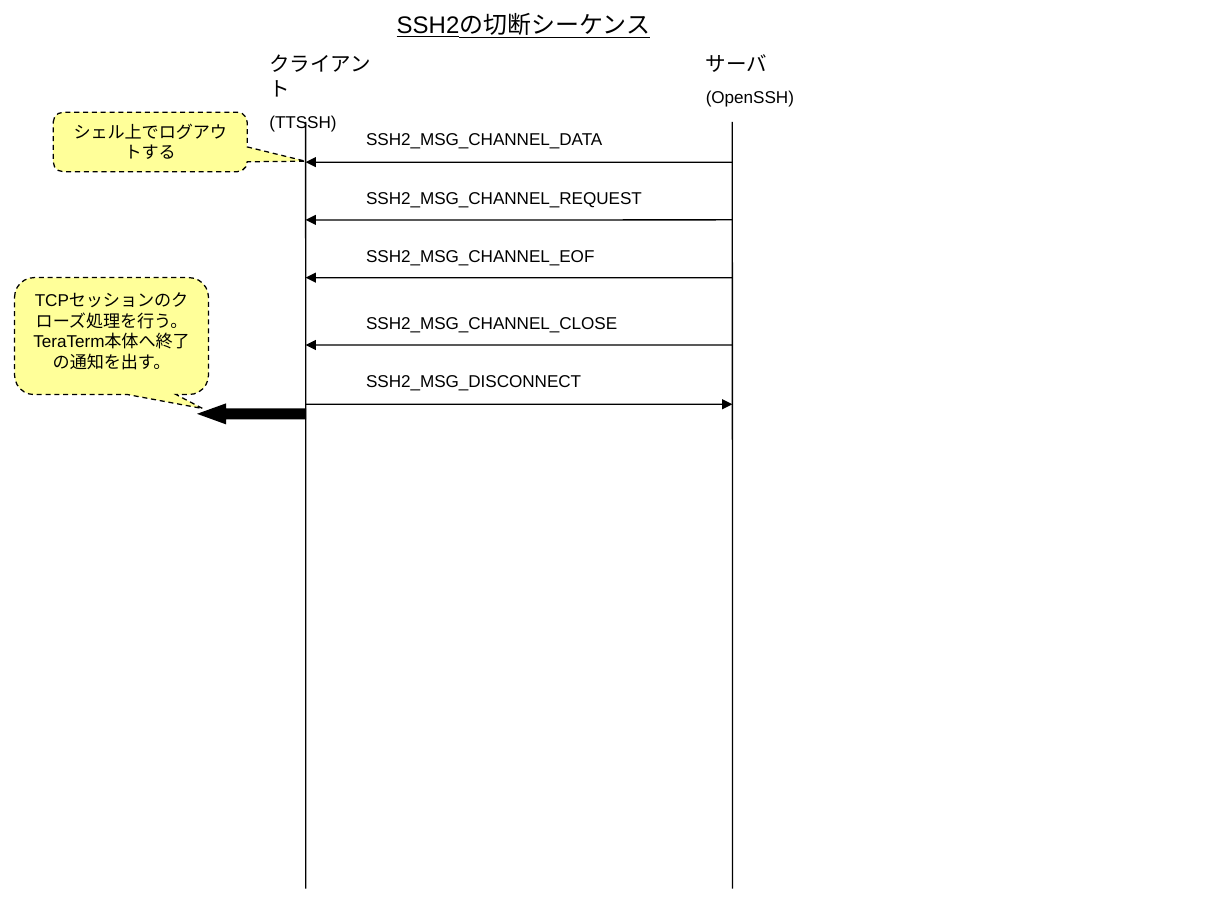
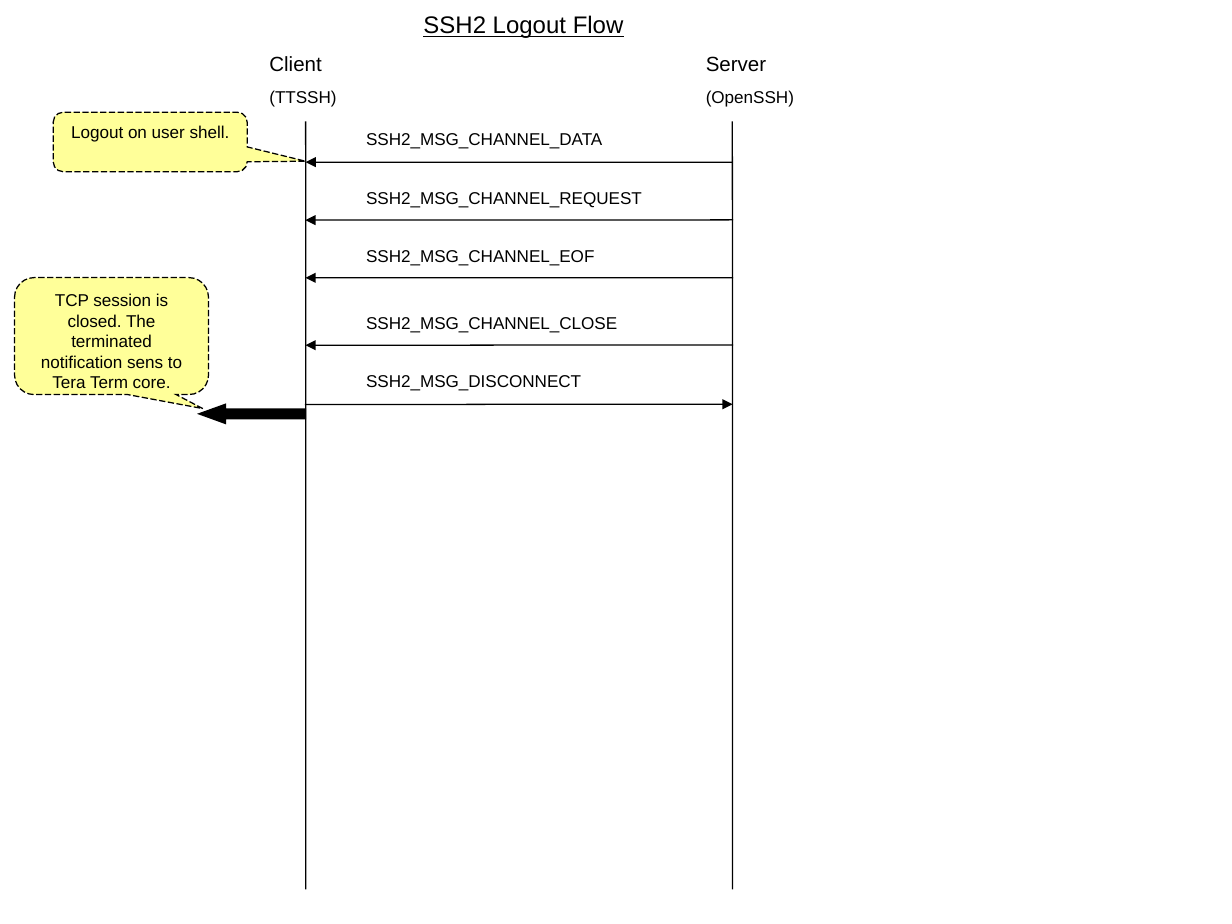
Before and after one commit to m-tmatma/teraterm-mirror-svn2git, a slide deck: slide 3 of doc/en/html/reference/image/ssh2_sequence.ppt. Drawn at 1232x924 pixels with LibreOffice and Linux fonts; fonts in the diff are those of the drawing. Boxes give left, top, right and bottom in pixels: in the first picture for what was removed or moved away, otherwise in the second. Text is boxed around its words. In the diff, an @@ line names an element or a change of style, - is before the commit and + after.

```diff
--- a/doc/en/html/reference/image/ssh2_sequence.ppt
+++ b/doc/en/html/reference/image/ssh2_sequence.ppt
@@ title at <box>423,15,624,38</box>: text changed @@
-SSH2の切断シーケンス
+SSH2 Logout Flow
@@ text at <box>269,56,321,72</box>: text changed @@
-クライアント
+Client
@@ text at <box>706,56,766,72</box>: text changed @@
-サーバ
+Server
@@ rounded speech box "Logout on user shell." at <box>53,112,246,171</box>: outline #000000 0.74 pt dashed to #000000 0.74 pt @@
@@ text in rounded speech box at <box>71,125,230,142</box>: text changed @@
-シェル上でログアウトする
+Logout on user shell.
@@ rounded speech box "TCP session is closed. The ..." at <box>15,277,208,394</box>: outline #000000 0.74 pt dashed to #000000 0.74 pt @@
@@ text in rounded speech box at <box>41,293,182,388</box>: text changed @@
-TCPセッションのクローズ処理を行う。
-TeraTerm本体へ終了の通知を出す。
+TCP session is closed. The terminated notification sens to Tera Term core.
```
Also in this commit, not shown: 2 other slides changed, 13 other files.
